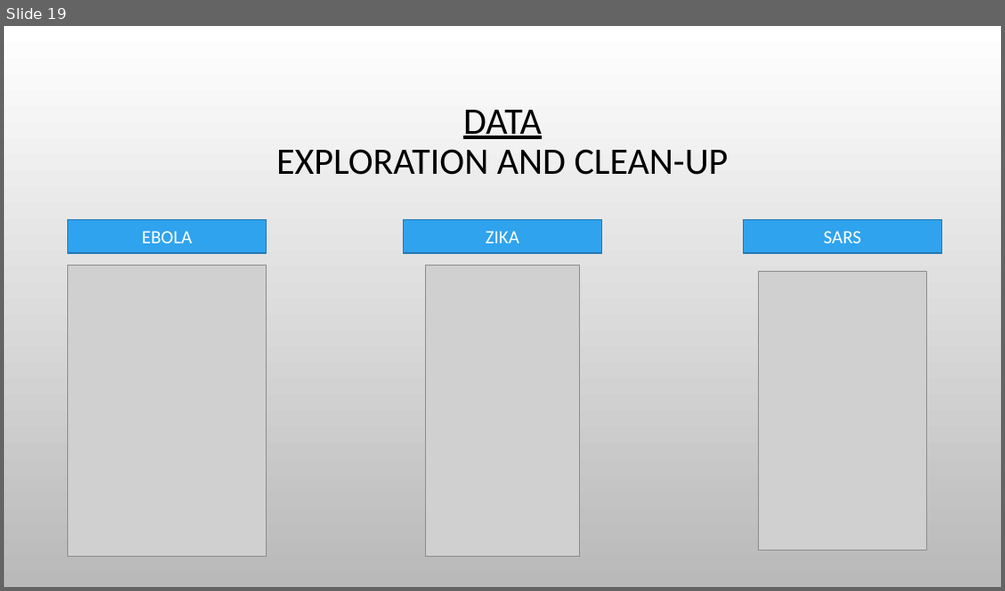
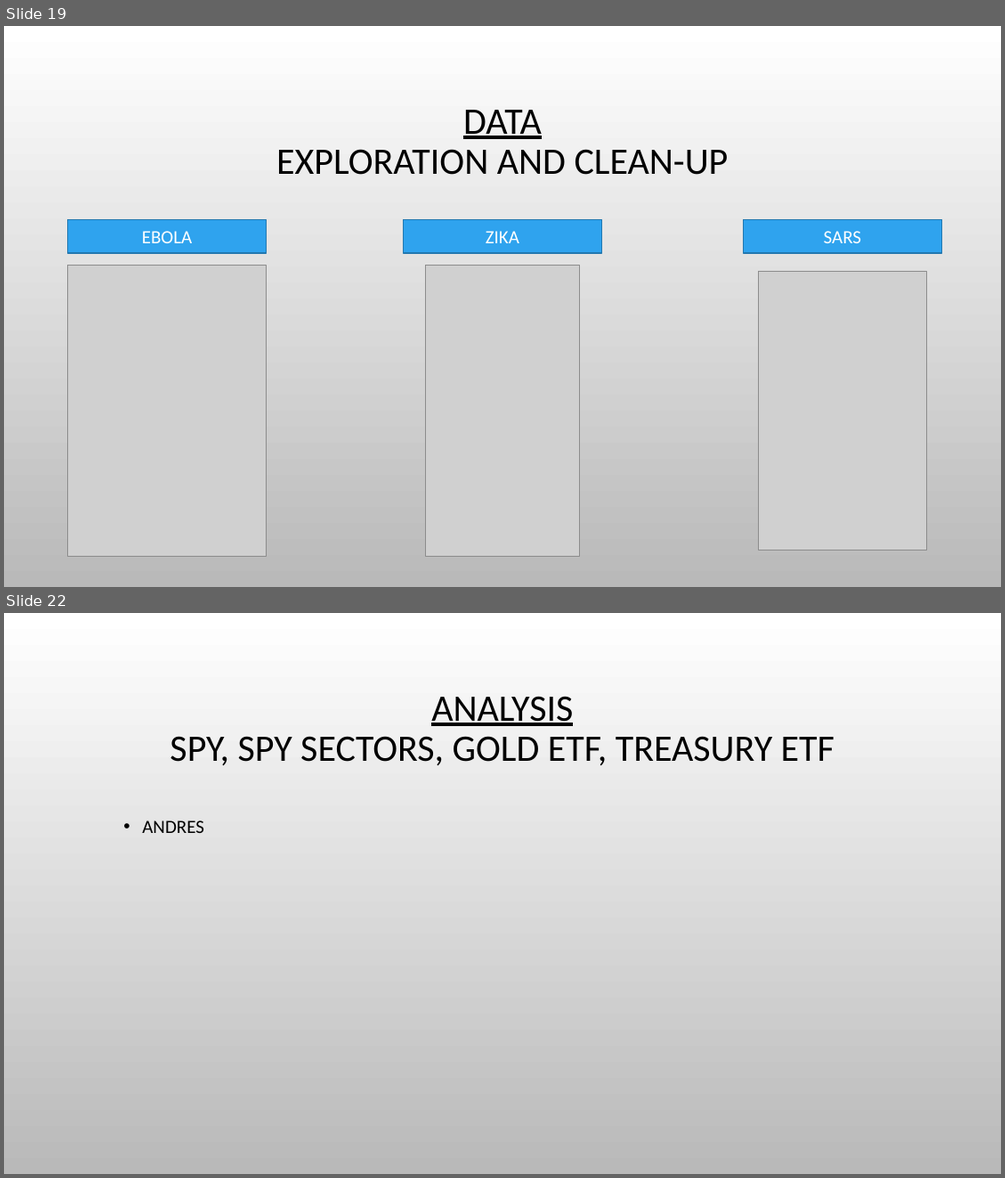
Before and after one commit to sunwukong76/GroupProject1, a slide deck: Code/Andres_Mejia/Visualizations_AM.pptx. Shown one above the other, each under a label of ours: slide 19 before the commit, slides 19 and 22 after it; the slides between them are not shown. The pictures are 1005x591 and 1005x1178 pixels, drawn with LibreOffice and Linux fonts; fonts in the diff are those of the drawing; grey boxes stand for pictures; background and template pictures are left out. Boxes give left, top, right and bottom in pixels: in the first picture for what was removed or moved away, otherwise in the second. Text is boxed around its words. In the diff, an @@ line names an element or a change of style, - is before the commit and + after.

```diff
--- a/Code/Andres_Mejia/Visualizations_AM.pptx
+++ b/Code/Andres_Mejia/Visualizations_AM.pptx
@@ slide 22 added at (4, 613, 1001, 1174), background picture (left out) @@
@@ title added at (170, 696, 834, 765), 36 pt, text #000000 @@
+ANALYSIS
+SPY, SPY SECTORS, GOLD ETF, TREASURY ETF
@@ text added at (142, 820, 204, 833), 18 pt, text #000000 @@
+  • ANDRES
```
Also in this commit, not shown: 1 slide changed, 7 other slides added, 1 other file.
